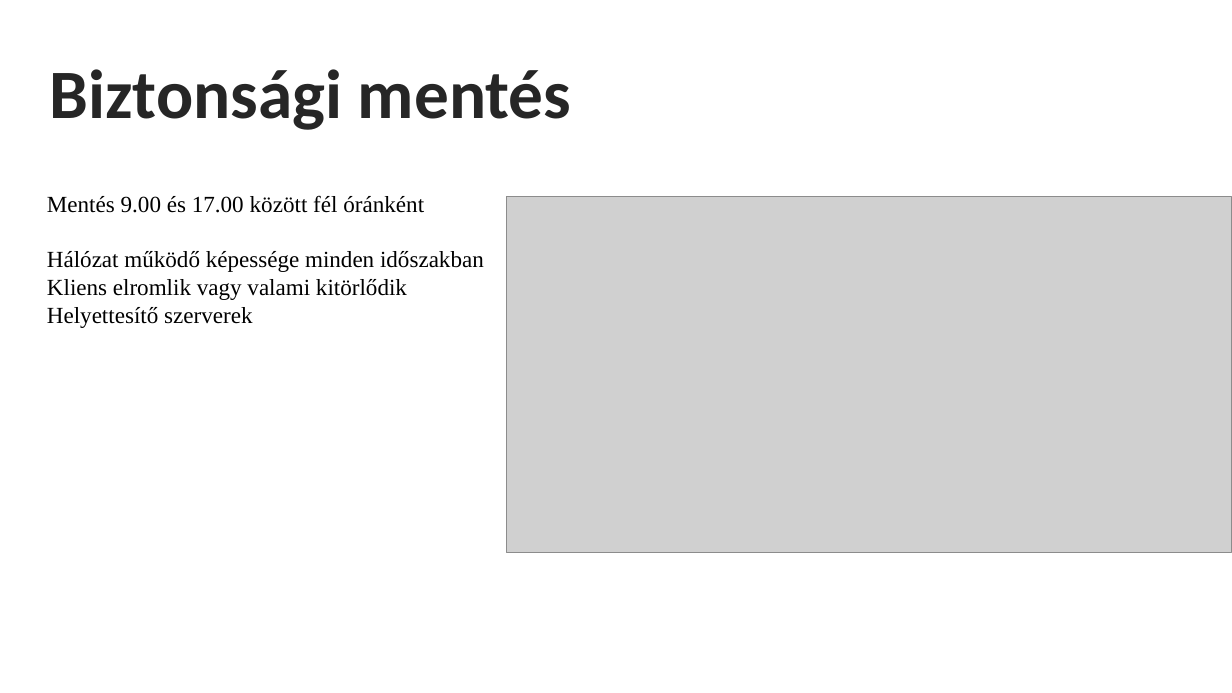
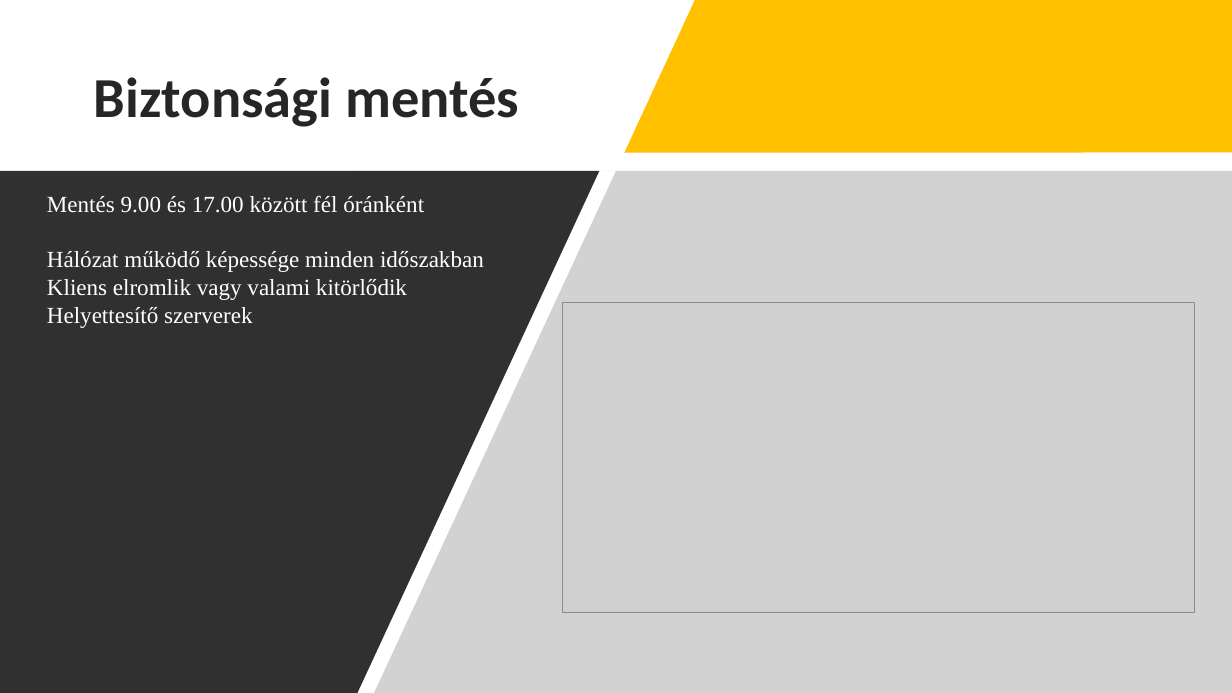
Before and after one commit to MatraBendi/Vizsga2022_IRU, a slide deck: slide 8 of Szerver bemutató.pptx. Drawn at 1232x693 pixels with LibreOffice and Linux fonts; fonts in the diff are those of the drawing; grey boxes stand for pictures. Boxes give left, top, right and bottom in pixels: in the first picture for what was removed or moved away, otherwise in the second. Text is boxed around its words. In the diff, an @@ line names an element or a change of style, - is before the commit and + after.

Commit message:
design

```diff
--- a/Szerver bemutató.pptx
+++ b/Szerver bemutató.pptx
@@ freeform shape added at box(625, 0, 1232, 152), fill #FFC000 @@
@@ text "Biztonsági mentés": place and size @@
-text "Biztonsági mentés" at box(50, 69, 571, 130)
+text "Biztonsági mentés" at box(94, 77, 519, 127)
@@ text "Biztonsági mentés" at box(94, 77, 519, 127): size 54 to 44 pt; alignment centre to left; vertical alignment top to middle @@
@@ freeform shape added at box(0, 171, 600, 693), fill #303030 @@
@@ freeform shape added at box(352, 171, 1232, 693), fill #A6A6A6 at 50% opacity @@
@@ text "Mentés 9.00 és 17.00 között ..." at box(47, 196, 484, 328): text colour #000000 to #FFFFFF @@
@@ picture: place and size @@
-picture at box(506, 197, 1232, 553)
+picture at box(562, 302, 1194, 612)
```
Also in this commit, not shown: 9 other slides changed.
